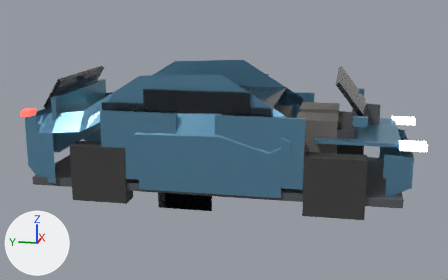
The Blender file blender/source/compact_crossover.blend: old version first, new version second.
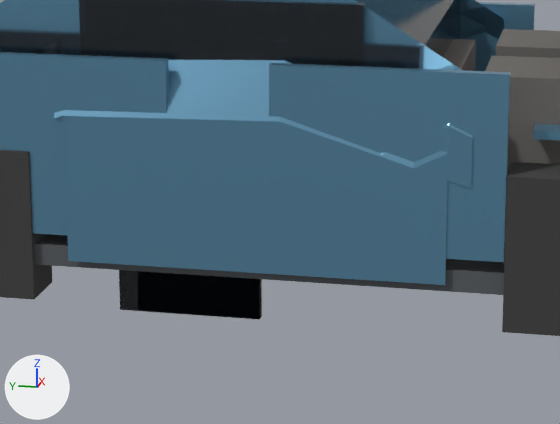
Each version appears first whole from a 50 mm lens placed at (-7.89, -1.6, 2.61), pointed at (0.0, -0.03, 0.64), and next in a close-up on the part from 25% to 72% of the width and 33% to 89% of the height. Arrows for +X, +Y and +Z are at lower left; the lights stay in place. The older version's two pictures come first.

In view in the first close-up: 'body_mesh', 'cab_mesh', 'door_fl_mesh', 'door_fr_mesh', 'door_rr_mesh', 'seat_r', 'tire_fr', 'tire_rr', 'trim_mesh', 'window_fixed_r', 'window_fl_mesh', 'window_fr_mesh', 'window_rl_mesh', 'window_rr_mesh' and 3 more.
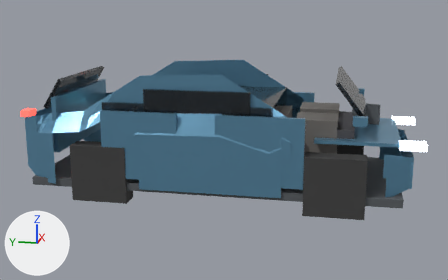
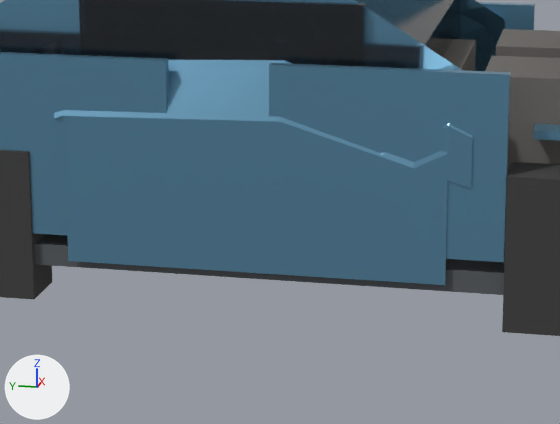
Location of each change, [x1, y1, x2, y2] in pixels of the close-ups (560 x 424 px):
'window_rl_mesh', moved (not visible afterwards): before [137, 271, 261, 319]
'window_fl_mesh', moved (mostly hidden afterwards): before [119, 270, 261, 319]; after [465, 23, 505, 71]

The change, as a list of edits to the scene's bpy script:
```text
Change ob_window_fl_mesh:
    ob_window_fl_mesh.matrix_parent_inverse: Matrix(((1.0, 0.0, 0.0, -1.82), (0.0, 1.0, 0.0, 2.3), (0.0, 0.0, 1.0, -2.28), (0.0, 0.0, 0.0, 1.0))) -> Matrix(((1.0, 0.0, 0.0, -0.91), (0.0, 1.0, 0.0, 1.15), (0.0, 0.0, 1.0, -1.14), (0.0, 0.0, 0.0, 1.0)))
Change ob_window_fr_mesh:
    ob_window_fr_mesh.matrix_parent_inverse: Matrix(((1.0, 0.0, 0.0, 1.82), (0.0, 1.0, 0.0, 2.3), (0.0, 0.0, 1.0, -2.28), (0.0, 0.0, 0.0, 1.0))) -> Matrix(((1.0, 0.0, 0.0, 0.91), (0.0, 1.0, 0.0, 1.15), (0.0, 0.0, 1.0, -1.14), (0.0, 0.0, 0.0, 1.0)))
Change ob_window_rl_mesh:
    ob_window_rl_mesh.matrix_parent_inverse: Matrix(((1.0, 0.0, 0.0, -1.82), (0.0, 1.0, 0.0, -0.74), (0.0, 0.0, 1.0, -2.28), (0.0, 0.0, 0.0, 1.0))) -> Matrix(((1.0, 0.0, 0.0, -0.91), (0.0, 1.0, 0.0, -0.37), (0.0, 0.0, 1.0, -1.14), (0.0, 0.0, 0.0, 1.0)))
Change ob_window_rr_mesh:
    ob_window_rr_mesh.matrix_parent_inverse: Matrix(((1.0, 0.0, 0.0, 1.82), (0.0, 1.0, 0.0, -0.74), (0.0, 0.0, 1.0, -2.28), (0.0, 0.0, 0.0, 1.0))) -> Matrix(((1.0, 0.0, 0.0, 0.91), (0.0, 1.0, 0.0, -0.37), (0.0, 0.0, 1.0, -1.14), (0.0, 0.0, 0.0, 1.0)))
```
